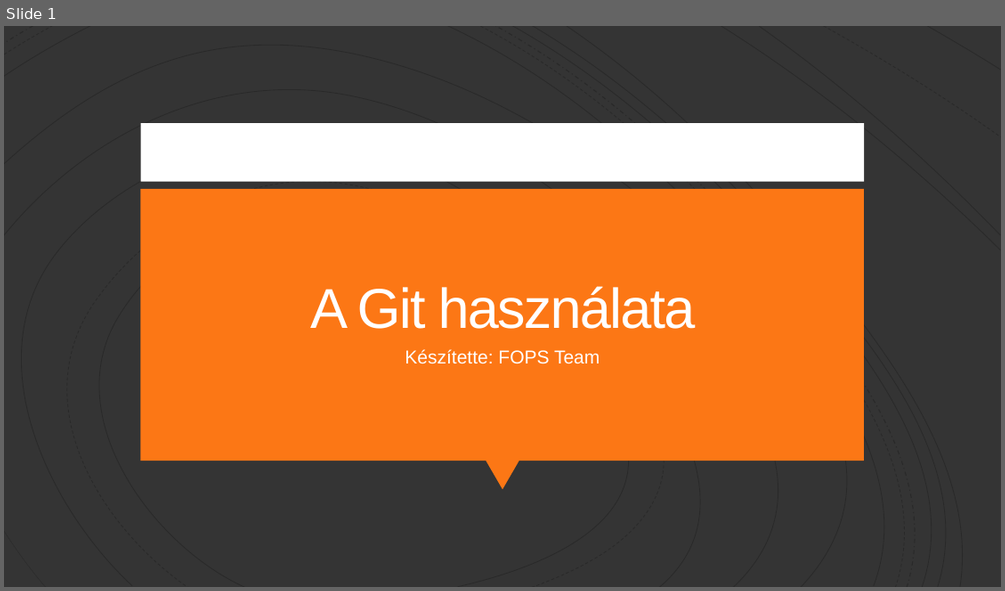
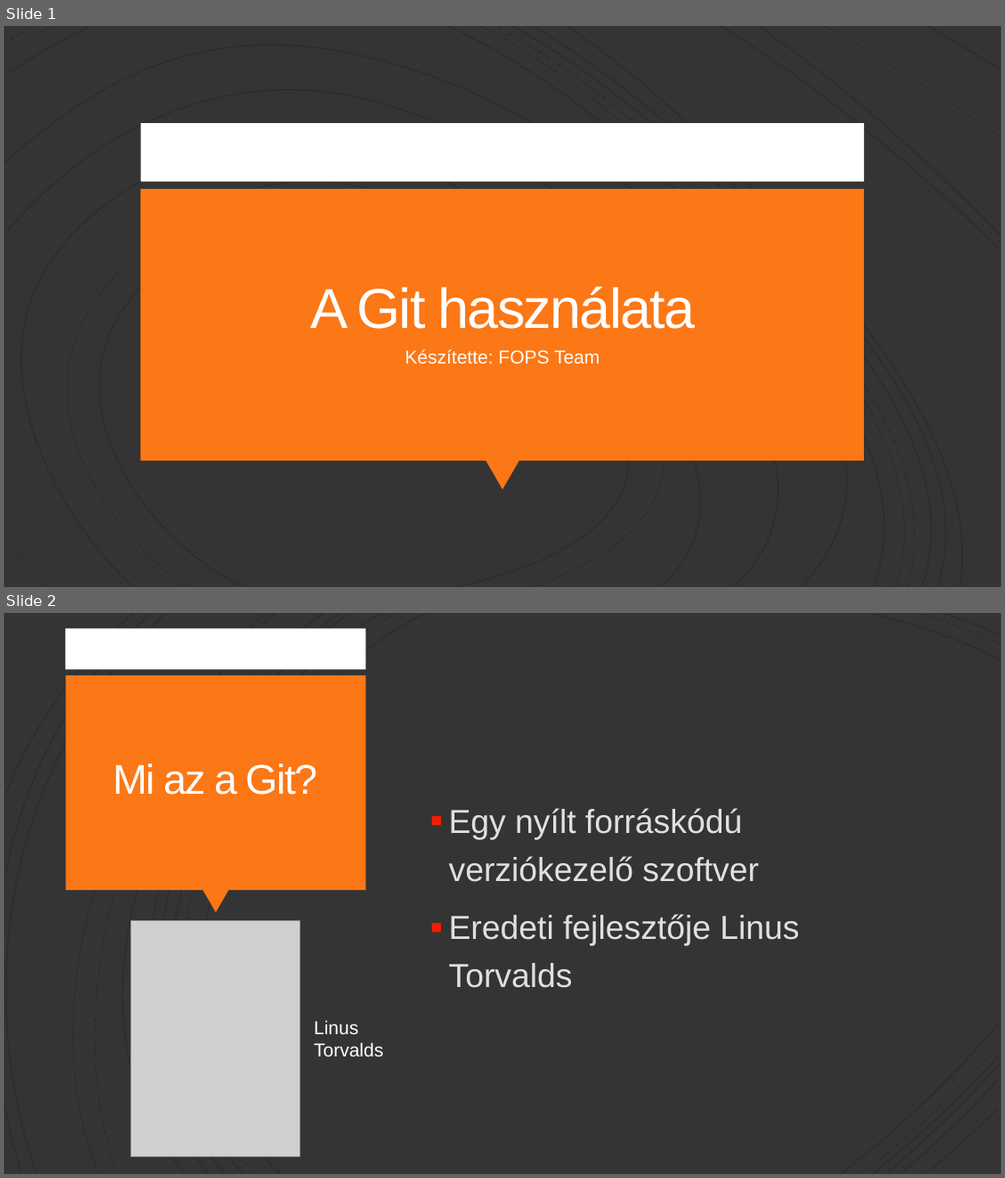
Before and after one commit to Peter-2007/FOPS, a slide deck: FOPS_Git.pptx. Shown one above the other, each under a label of ours: slide 1 before the commit, slides 1 and 2 after it. The pictures are 1005x591 and 1005x1178 pixels, drawn with LibreOffice and Linux fonts; fonts in the diff are those of the drawing; grey boxes stand for pictures. Boxes give left, top, right and bottom in pixels: in the first picture for what was removed or moved away, otherwise in the second. Text is boxed around its words. In the diff, an @@ line names an element or a change of style, - is before the commit and + after.

```diff
--- a/FOPS_Git.pptx
+++ b/FOPS_Git.pptx
@@ slide 2 added at [4,613,1001,1174], background #343434 @@
@@ group added at [4,613,999,1174]: 21 freeform shapes @@
@@ rectangle added at [65,629,366,670], fill #FFFFFF @@
@@ rectangle added at [66,676,366,891], fill #FC7715 @@
@@ title added at [113,763,317,795], 40 pt, text #FFFEFF @@
+Mi az a Git?
@@ text added at [449,808,799,988], 32 pt, text #E0E0E0 @@
+▪ Egy nyílt forráskódú verziókezelő szoftver
+▪ Eredeti fejlesztője Linus Torvalds
@@ triangle added at [202,890,229,912], fill #FC7715 @@
@@ picture added at [131,920,300,1156] @@
@@ text added at [314,1020,383,1056], 18 pt, text #FFFFFF @@
+Linus Torvalds
```
Also in this commit, not shown: 6 other slides added, 1 slide removed.
